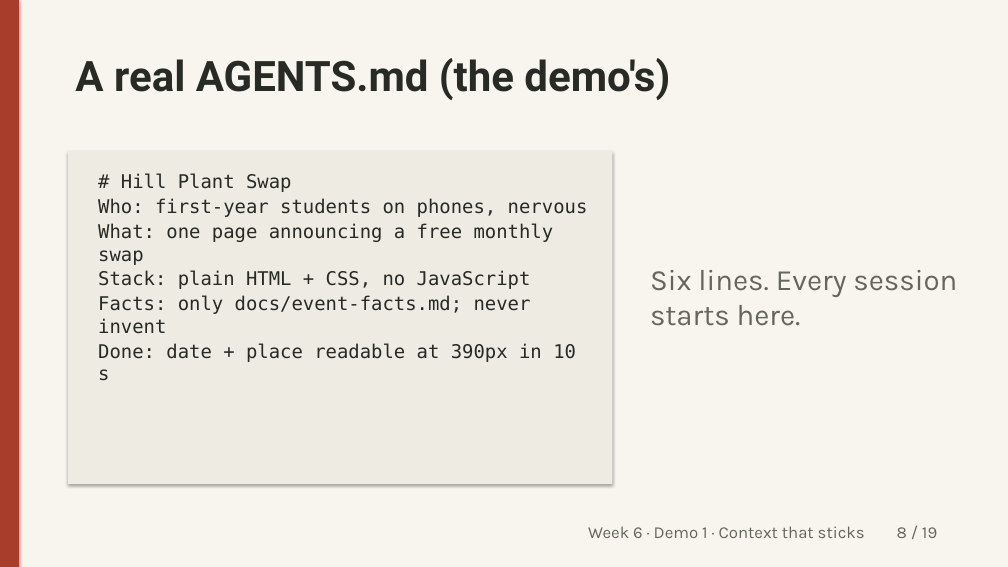
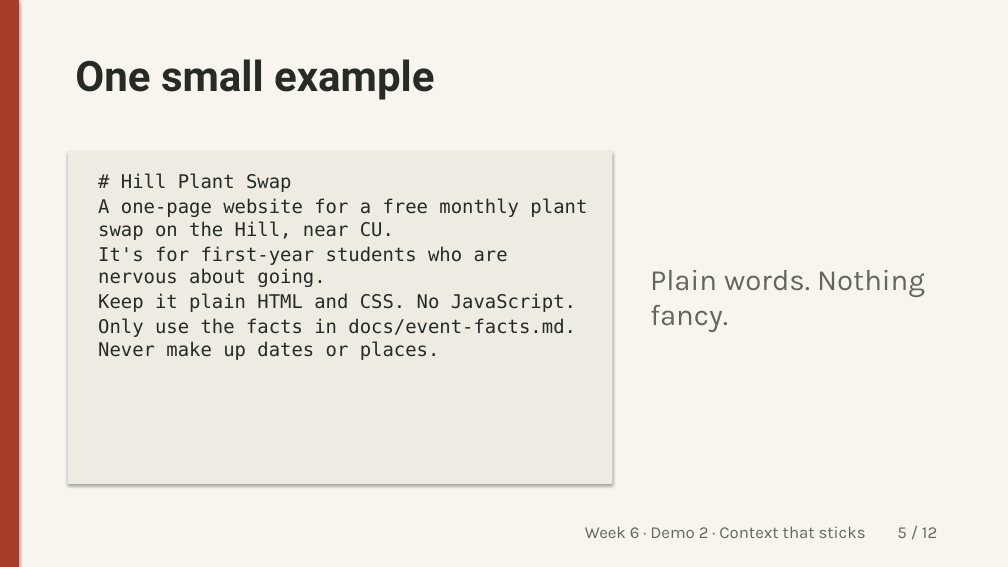
Before and after one commit to unforcedagi/learn-vibe-build-deck, a slide deck: slide 5 of lessons/week-6/_src/week6-lecture.pptx (slide 8 before the commit). Drawn at 1008x567 pixels with LibreOffice and Linux fonts; fonts in the diff are those of the drawing. Boxes give left, top, right and bottom in pixels: in the first picture for what was removed or moved away, otherwise in the second. Text is boxed around its words. In the diff, an @@ line names an element or a change of style, - is before the commit and + after.

Commit message:
Week 6: simplify to the foundation (Aaron's 4:22 direction) (#9)
* Week 6 foundation: copy lesson, light context file, get online; no live connector or pair exercise

* No connector advertising anywhere in Week 6; concept only next week

---------

```diff
--- a/lessons/week-6/_src/week6-lecture.pptx
+++ b/lessons/week-6/_src/week6-lecture.pptx
@@ text at [75,59,434,100]: text changed @@
-A real AGENTS.md (the demo's)
+One small example
@@ text at [98,198,587,360]: text changed @@
-Who: first-year students on phones, nervous
-What: one page announcing a free monthly swap
-Stack: plain HTML + CSS, no JavaScript
-Facts: only docs/event-facts.md; never invent
-Done: date + place readable at 390px in 10 s
+A one-page website for a free monthly plant swap on the Hill, near CU.
+It's for first-year students who are nervous about going.
+Keep it plain HTML and CSS. No JavaScript.
+Only use the facts in docs/event-facts.md. Never make up dates or places.
@@ text at [650,270,925,332]: text changed @@
-Six lines. Every session starts here.
+Plain words. Nothing fancy.
@@ text at [585,526,937,538]: text changed @@
-Week 6 · Demo 1 · Context that sticks 8 / 19
+Week 6 · Demo 2 · Context that sticks 5 / 12
```
Also in this commit, not shown: 10 other slides changed, 1 slide added, 8 slides removed, 16 other files.
